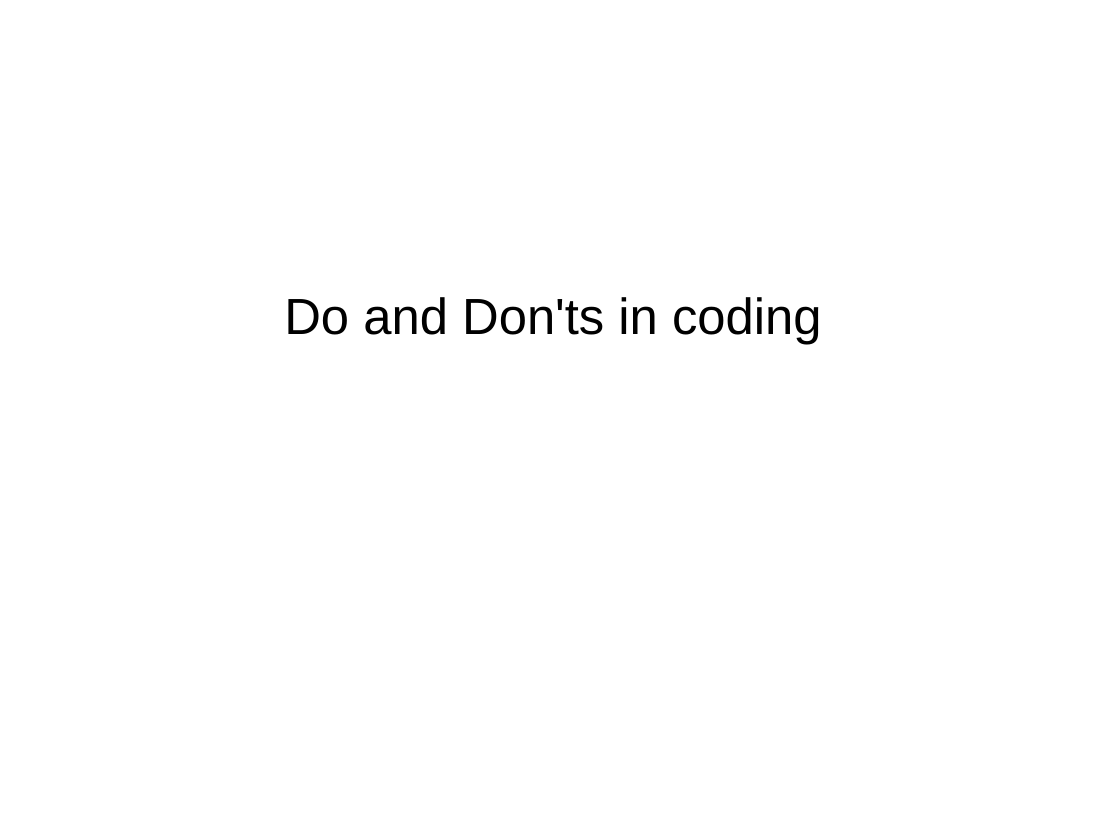
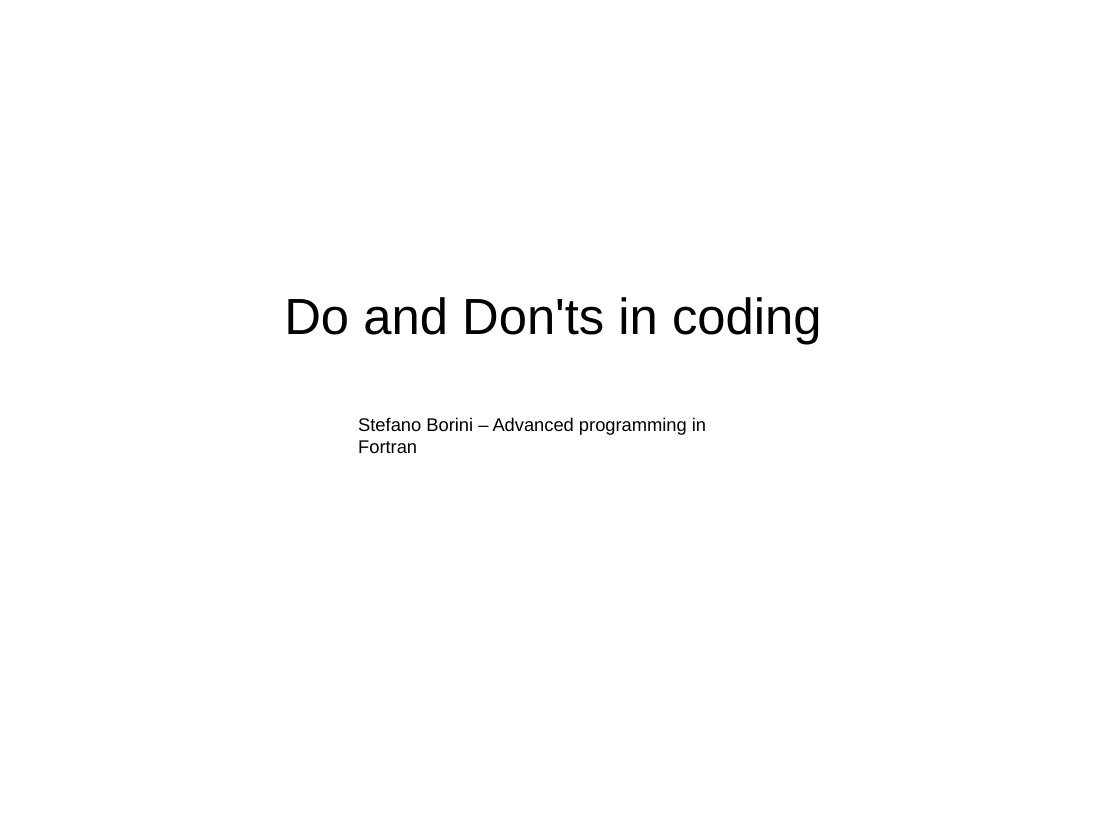
Before and after one commit to stefanoborini/stefanoborini.github.io, a slide deck: slide 1 of slides/do_and_donts_in_coding/do_and_donts_in_coding.odp. Drawn at 1120x840 pixels with LibreOffice and Linux fonts; fonts in the diff are those of the drawing. Boxes give left, top, right and bottom in pixels: in the first picture for what was removed or moved away, otherwise in the second. Text is boxed around its words. In the diff, an @@ line names an element or a change of style, - is before the commit and + after.

```diff
--- a/slides/do_and_donts_in_coding/do_and_donts_in_coding.odp
+++ b/slides/do_and_donts_in_coding/do_and_donts_in_coding.odp
@@ text added at (x1=358, y1=417, x2=706, y2=453), 13 pt, text #000000 @@
+Stefano Borini – Advanced programming in Fortran
```
Also in this commit, not shown: 45 other slides changed, 1 other file.
